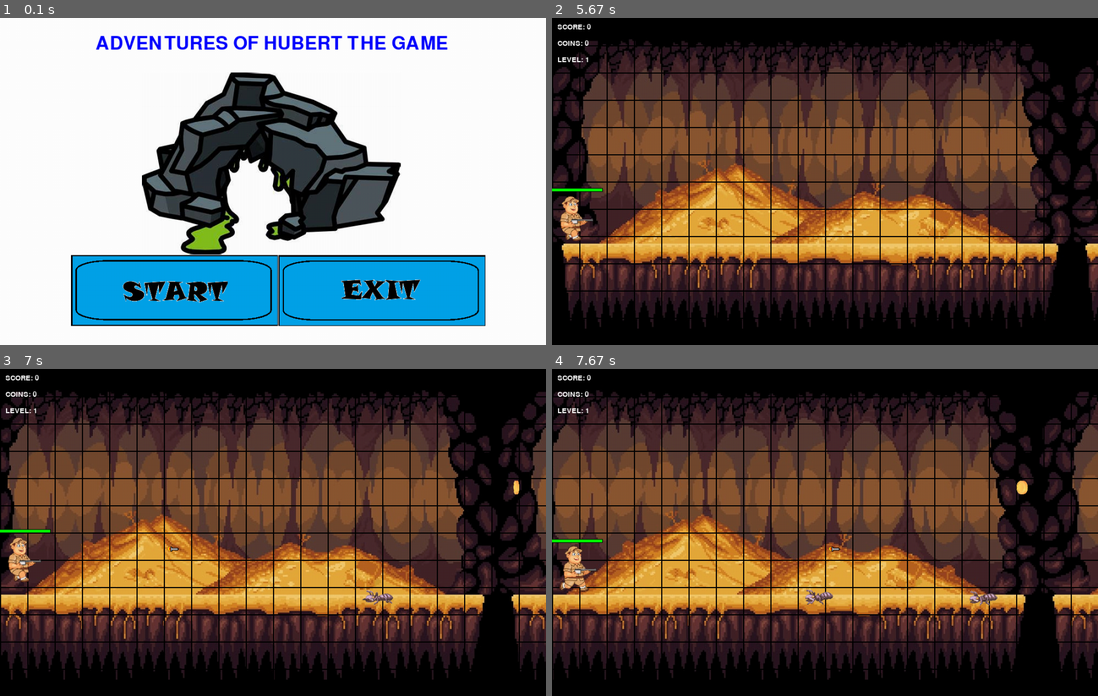
Above: before the commit, frames 1-4 (two rows, left to right).
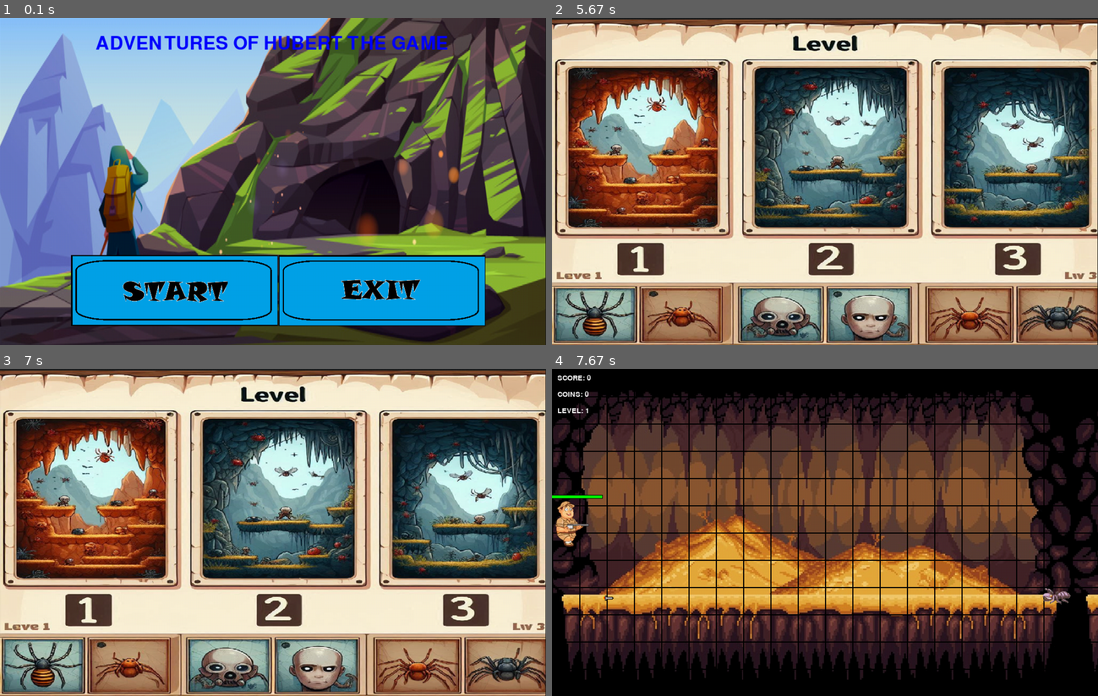
Above: after the commit, the same moments.

Repository: KaneRicketts/HIT-137-Assignment-03
Game: pygame game, started from Pygame game including start, game, and end loops.py
Two runs of this game, one before a commit and one after it. Both use one fixed random seed, a clock stepped at 60 frames per second and the inputs below.
Inputs (mouse positions are in pixels of both pictures, inside the frame that each line leads up to):
- Up to frame 1 (0.1 s): no input
- Up to frame 2 (5.67 s): click (726, 289) at 0.38 s
- Up to frame 3 (7 s): tap Space at 5.73, 6.4 s; tap F at 6.07 s
- Up to frame 4 (7.67 s): hold Left from 7.23 s (still down)

The runs differ from the first frame. In frame 1, 81% of the frame differs, in the area x 0-100%, y 0-100%; in frame 2, 97%; in frame 3, 97%; in frame 4, 38%.

Commit message:
Added new background images and updated the code

Diff:
--- a/Pygame game including start, game, and end loops.py
+++ b/Pygame game including start, game, and end loops.py
@@ -3,6 +3,7 @@
 import sys
 import random
 import time
+import os
 
 pygame.init()       # This initializes all the imported pygame modules.
 
@@ -75,8 +76,11 @@
     ]
 
     # Backgrounds
-    # Start Background
-    start_background_image = pygame.image.load("cave.jpg").convert_alpha()
+    start_background_image = pygame.image.load("You Found a Cave2.png").convert_alpha()
+    start_rect = start_background_image.get_rect()
+
+    # background to fit the screen
+    start_background_image = pygame.transform.scale(start_background_image, (screen_width, screen_height))
     start_rect = start_background_image.get_rect()
 
     # Game Background - Example only.
@@ -86,20 +90,37 @@
     tiles = 3       # How many game background images for smooth screen movement.
 
      # Level 2 Background
-    level2_background_image = pygame.image.load("large-deserted-cave-with-carved-entrance_1311536-6268.jpg").convert_alpha()
-    level2_background_image = pygame.transform.scale(level2_background_image, (screen_width, screen_height))
+    level2_background_image = pygame.image.load("Background 2.png").convert_alpha()
+    level2_background_width = level2_background_image.get_width()
+    level2_background_height = level2_background_image.get_height()
 
     # Level 3 Background
-    level3_background_image = pygame.image.load("SpiderWebBackground.jpg").convert_alpha()
-    level3_background_image = pygame.transform.scale(level3_background_image, (screen_width, screen_height))
+    spider_boss_background_image = pygame.image.load("Spider boss background.png").convert_alpha()
+    spider_boss_background_image = pygame.transform.scale(spider_boss_background_image, (screen_width, screen_height))
 
     # Game-Over Background
-    end_background_image = pygame.image.load("spiders.jpg").convert_alpha()
-    end_rect = end_background_image.get_rect()
+    you_died_background_image = pygame.image.load("You died background.png").convert_alpha()
+    you_died_rect = you_died_background_image.get_rect()
+
+    you_died_background_image = pygame.transform.scale(you_died_background_image, (screen_width, screen_height))
+    you_died_rect = you_died_background_image.get_rect()
+
     # Text Images
     bye_img = font_large.render("See you next time", True, PURPLE)
     game_over_image = font_large.render("...GAME OVER...", True, BLUE)
     game_start_image = font_large.render("ADVENTURES OF HUBERT THE GAME", True, BLUE)
+
+    # Level 1 to 3 Transition Images
+    all_levels_image = pygame.image.load("All levels.png").convert_alpha()
+    level1_done_image = pygame.image.load("Level 1 done.png").convert_alpha()
+    level2_done_image = pygame.image.load("Level 2 done.png").convert_alpha()
+    level3_done_image = pygame.image.load("Level 3 done.png").convert_alpha()
+
+    # images to fit the screen
+    all_levels_image = pygame.transform.scale(all_levels_image, (screen_width, screen_height))
+    level1_done_image = pygame.transform.scale(level1_done_image, (screen_width, screen_height))
+    level2_done_image = pygame.transform.scale(level2_done_image, (screen_width, screen_height))
+    level3_done_image = pygame.transform.scale(level3_done_image, (screen_width, screen_height))
 
     # Load coin animation
     coin_scale = 0.4  # make the coin smaller or larger
@@ -198,6 +219,12 @@
             pygame.draw.line(window, BLACK, (0, line*grid_size),(screen_width, line*grid_size), 2)
             pygame.draw.line(window, BLACK, (line*grid_size, 0),(line*grid_size, screen_width), 2)
 
+    # Function to display level transition screens
+    def show_level_screen(image):
+        window.blit(image, (0,0))
+        pygame.display.update()
+        time.sleep(2)  # change this to speed up images changes
+
     # Heart Class
     class Heart(pygame.sprite.Sprite):
         def __init__(self, x, y):
@@ -317,7 +344,7 @@
             self.vel_y = 0
             self.is_jumping = False
 
-        def move(self):
+        def move(self, current_level):
             pressed_keys = pygame.key.get_pressed()
             self.is_moving = False  # Reset movement flag each frame
 
@@ -339,11 +366,22 @@
             self.vel_y += GRAVITY
             self.rect.y += self.vel_y
 
-            # Ensure the player never leaves the screen vertically.
-            if self.rect.bottom >= 420:
-                self.rect.bottom = 420
-                self.vel_y = 0
-                self.is_jumping = False
+
+            if current_level in [1, 2]:
+                # Ensure the player never leaves the screen vertically on level 1 and 2
+                if self.rect.bottom >= 420:
+                    self.rect.bottom = 420
+                    self.vel_y = 0
+                    self.is_jumping = False
+            elif current_level == 3:
+                # In Level 3, ensure the player stays within the screen boundaries.
+                if self.rect.bottom >= screen_height:
+                    self.rect.bottom = screen_height
+                    self.vel_y = 0
+                    self.is_jumping = False
+                if self.rect.top <= 0:
+                    self.rect.top = 0
+                    self.vel_y = 0
 
             # Ensure the player never leaves the screen horizontally.
             if self.rect.left < 0:
@@ -573,7 +611,6 @@
 
     player = Player(health = 100, scale = 0.5)  # make hubert bigger
 
-
     start_button = Buttons(130, 435, start_button_img, scale = 0.5)
     exit_button = Buttons(510,435, exit_button_img, scale = 0.5)
     restart_button = Buttons(130, 435, restart_button_img, scale = 0.5)
@@ -599,6 +636,7 @@
     pygame.time.set_timer(add_enemy, 1000)  # HOW OFTEN THE ANTS APPEAR
 
 
+
     add_coin = pygame.USEREVENT + 2
     pygame.time.set_timer(add_coin, 3000)
 
@@ -617,8 +655,8 @@
     while start_loop:
         window.fill(WHITE)
 
-        # Draw the background image to the screen.
-        window.blit(start_background_image, (260, 100))
+
+        window.blit(start_background_image, (0, 0))  # Background image
 
         window.blit(game_start_image, (175,30))
 
@@ -713,7 +751,7 @@
                     pygame.quit()
                     sys.exit()
 
-        # Check if 5 seconds have passed
+        # Check if 5 seconds have passed to move to next screen
         current_time = pygame.time.get_ticks()
         if current_time - info_start_time > 5000:
             info_loop = False
@@ -721,7 +759,7 @@
         # Update the display
         pygame.display.update()
 
-
+    show_level_screen(all_levels_image)
 
     running = True
     while running:
@@ -739,10 +777,15 @@
                 moving_speed = 0
 
         elif current_level == 2:
-            window.blit(level2_background_image, (0, 0))  # No need for tiling if the image fits the screen
+
+            for i in range(0, tiles):
+                window.blit(level2_background_image, (i * level2_background_width + moving_speed, -75))
+            moving_speed -= .5
+            if abs(moving_speed) > level2_background_width:
+                moving_speed = 0
 
         elif current_level == 3:
-            window.blit(level3_background_image, (0, 0))  # Level 3 background
+            window.blit(spider_boss_background_image, (0, 0))  # Level 3 boss background
 
         # Draw the grid over the screen.
         grid()
@@ -804,8 +847,7 @@
                 all_sprites.add(heart)
                 heart_spawned[current_level] = True  # Ensure heart spawns only once per level
 
-        # Player "update()" call.
-        player.move()
+        player.move(current_level)
 
         # Update the position of our enemies, coins, bats, and hearts.
         enemies.update()
@@ -816,10 +858,8 @@
 
         # Update boss group if level 3
         if current_level == 3 and not boss_group:
-
-           # Increase boss spider scale
+            # Increase boss spider scale
             boss_spider = BossSpider(health=120, speed=4, scale=1.0)
-
 
             all_sprites.add(boss_spider)
             boss_group.add(boss_spider)
@@ -840,14 +880,18 @@
         level_display = font.render(f"LEVEL: {current_level}", True, WHITE)
         window.blit(level_display, (10,70))
 
+
         # Level progression condition
         if collisions >= 10 and current_level == 1:
             current_level = 2
             heart_spawned[current_level] = False  # Reset heart spawn for new level
+            show_level_screen(level1_done_image)
 
         elif collisions >= 20 and current_level == 2:
             current_level = 3
             heart_spawned[current_level] = False  # Reset heart spawn for new level
+            show_level_screen(level2_done_image)
+            player.rect.bottom = screen_height
 
         # Draw all our sprites
         for entity in all_sprites:
@@ -887,6 +931,7 @@
                     boss_spider.kill()
                     boss_defeated = True
                     running = False  # Exit the game loop to show victory screen
+                    show_level_screen(level3_done_image)
 
         # Check if any enemies have collided with the player
         if pygame.sprite.spritecollide(player, enemies, dokill = True):
@@ -909,30 +954,47 @@
 
 
         if player.health <= 0:
+
             for entity in all_sprites:
                 entity.kill()
             player.health = 100
             time.sleep(0.5)
-            window.fill(RED)
-            window.blit(game_over_image, (375,250))
+            window.blit(you_died_background_image, (0,0))
+
+            # You Died text in the middle of the screen
+            death_text = font_large.render("You Died!", True, RED)
+            death_text_rect = death_text.get_rect(center=(screen_width // 2, screen_height // 2 - 50))
+            window.blit(death_text, death_text_rect)
+
+            prompt_text = font.render("What would you like to do?", True, WHITE)
+            prompt_text_rect = prompt_text.get_rect(center=(screen_width // 2, screen_height // 2))
+            window.blit(prompt_text, prompt_text_rect)
+
             pygame.display.update()
-            time.sleep(1)
+            time.sleep(1.5)
             running = False
 
         # Update the display for each loop.
         pygame.display.update()
 
-    # Victory screen
+
     if boss_defeated:
         victory_screen = True
         while victory_screen:
-            window.fill(GREEN)
-            # message on the screen
-            congrats_text = font.render('Congratulations! You have survived the adventures of Hubert the game.', True, BLACK)
-            congrats_rect = congrats_text.get_rect(center=(screen_width // 2, screen_height // 2 - 50))
-            window.blit(congrats_text, congrats_rect)
-
-            button_rect = pygame.Rect(screen_width // 2 - 50, screen_height // 2, 100, 50)
+
+            cave_exit_background = pygame.image.load("Cave Exit.png").convert_alpha()
+            cave_exit_background = pygame.transform.scale(cave_exit_background, (screen_width, screen_height))
+            window.blit(cave_exit_background, (0,0))
+
+
+            congrats_text1 = font_large.render('You have survived the cave', True, BLACK)
+            congrats_text2 = font_large.render("Now enjoy that treasure.", True, BLACK)
+            congrats_rect1 = congrats_text1.get_rect(center=(screen_width // 2, 250))  # Top of the screen
+            congrats_rect2 = congrats_text2.get_rect(center=(screen_width // 2, 300))  # Below the first line
+            window.blit(congrats_text1, congrats_rect1)
+            window.blit(congrats_text2, congrats_rect2)
+
+            button_rect = pygame.Rect(screen_width // 2 - 50, screen_height // 2 + 50, 100, 50)
             pygame.draw.rect(window, BLACK, button_rect)
             finish_text = font.render('Finish', True, WHITE)
             finish_rect = finish_text.get_rect(center=button_rect.center)
@@ -957,8 +1019,16 @@
 
         while game_over_screen:
 
-            window.fill(RED)
-            window.blit(game_over_image, (375,150))
+            window.blit(you_died_background_image, (0,0))
+
+            death_text = font_large.render("You Died!", True, RED)
+            death_text_rect = death_text.get_rect(center=(screen_width // 2, screen_height // 2 - 50))
+            window.blit(death_text, death_text_rect)
+
+            prompt_text = font.render("What would you like to do?", True, WHITE)
+            prompt_text_rect = prompt_text.get_rect(center=(screen_width // 2, screen_height // 2))
+            window.blit(prompt_text, prompt_text_rect)
+
             # Player killed and end game screen
 
             # Check all events.
@@ -973,6 +1043,7 @@
                         game_over_screen = False
 
 
+            # Restart and Exit buttons
             if restart_button.draw():
                 play()
 
Binary file added: All levels.png
Binary file added: Background 2.png
Binary file added: Cave Exit.png
Binary file added: Level 1 done.png
Binary file added: Level 2 done.png
Binary file added: Level 3 done.png
Binary file added: Spider boss background.png
Binary file added: Start of cave .jpg
Binary file added: You Found a Cave2.png
Binary file added: You died background.png
